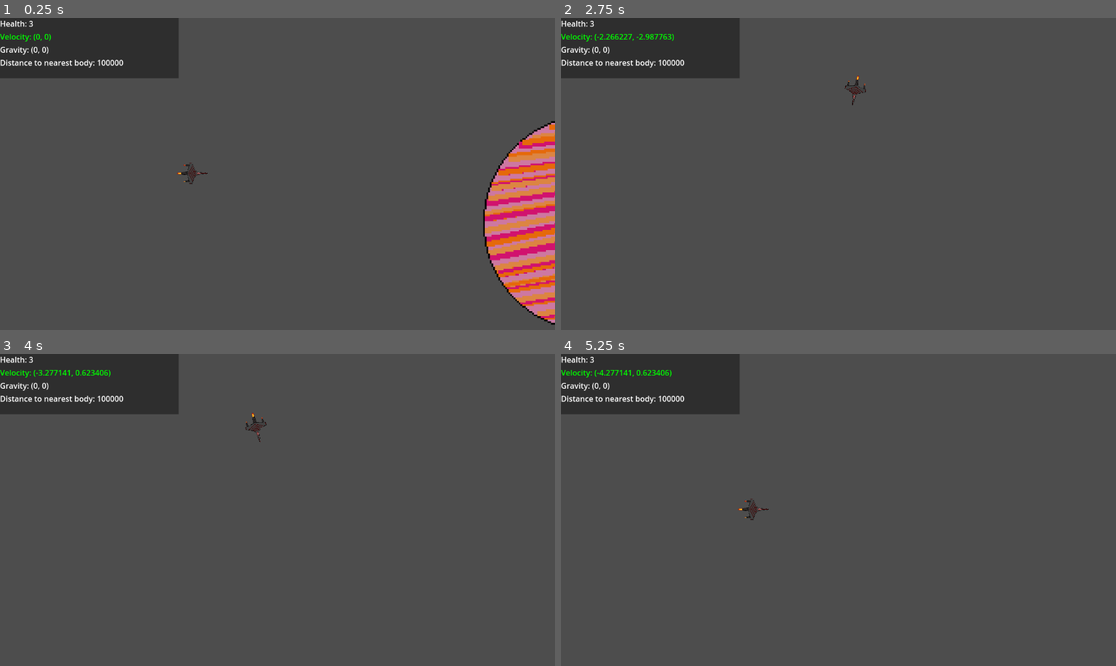
Above: before the commit, frames 1-4 (two rows, left to right).
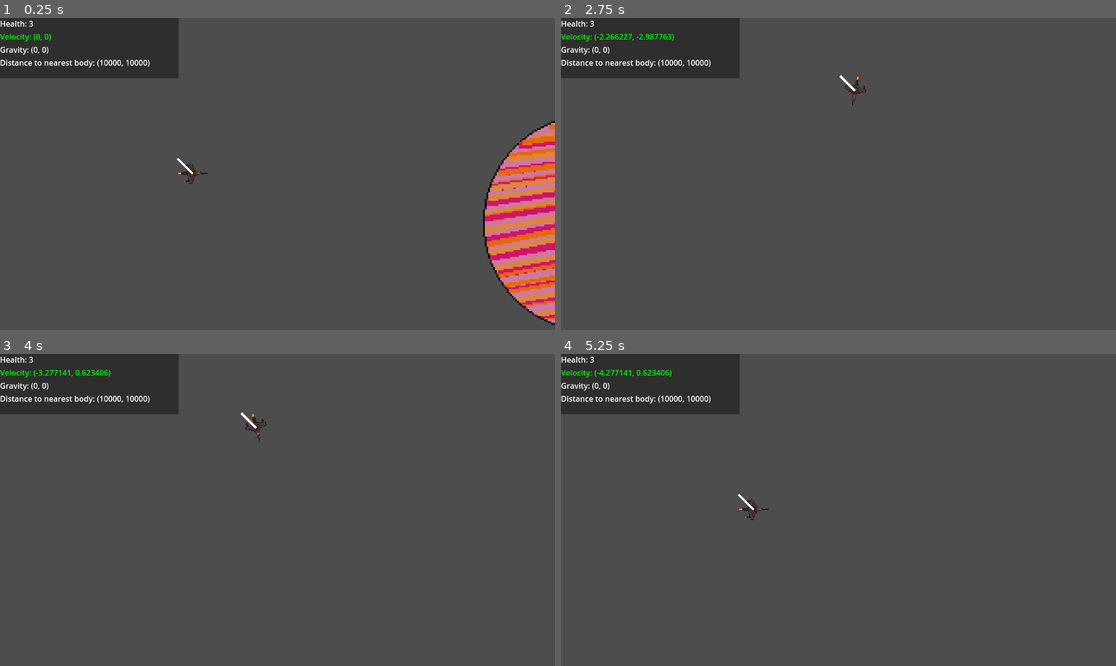
Above: after the commit, the same moments.

Repository: Lambda-Nabla/orbit-newton
Game: Godot game, scene res://scenes/main.tscn
The game is run twice, just before and just after one commit, with the same random seed, the same clock (stepped at 60 frames per second) and the same inputs. This scene is started directly instead of the project's main scene.
Inputs (mouse positions are in pixels of both pictures, inside the frame that each line leads up to):
- Up to frame 1 (0.25 s): no input
- Up to frame 2 (2.75 s): tap Enter at 0.5 s; move the mouse to (960, 158) at 0.52 s; hold D (right) 0.53-1.28 s; click (960, 158) at 0.67 s; move the mouse to (727, 189) at 1.27 s; hold S (down) 1.28-2.03 s; move the mouse to (894, 105) at 2.02 s; hold D (right) from 2.03 s (still down)
- Up to frame 3 (4 s): move the mouse to (249, 572) at 2.77 s; release D (right) at 2.78 s; hold W (up) 2.78-3.53 s; click (249, 572) at 2.92 s; move the mouse to (444, 556) at 3.52 s; hold A (left) from 3.53 s (still down)
- Up to frame 4 (5.25 s): move the mouse to (672, 463) at 4.27 s; move the mouse to (866, 510) at 5.02 s; release A (left) at 5.03 s; hold S (down) from 5.03 s (still down); click (866, 510) at 5.17 s

The runs differ from the first frame. In frame 1, 0.2% of the frame differs, in the area x 17-35%, y 13-51%; in frame 2, 0.2%, in the area x 17-54%, y 13-24%; in frame 3, 0.2%; in frame 4, 0.2%.

Commit message:
little arrow to planet added

Diff:
--- a/scenes/main.tscn
+++ b/scenes/main.tscn
@@ -7,6 +7,7 @@
 [ext_resource type="Texture2D" uid="uid://bhjrontocn5xm" path="res://textures/planet_trans.png" id="5_dambu"]
 [ext_resource type="Texture2D" uid="uid://ysek375o7lii" path="res://textures/planet_earf.png" id="6_4tdw4"]
 [ext_resource type="Texture2D" uid="uid://cxmx7v8nul3rq" path="res://textures/planet_moon.png" id="7_wqxwc"]
+[ext_resource type="Script" path="res://scenes/pointToPlanet.gd" id="8_k7dsp"]
 
 [sub_resource type="CircleShape2D" id="CircleShape2D_lfh2h"]
 
@@ -92,3 +93,6 @@
 
 [node name="Sprite2D" type="Sprite2D" parent="Planet5"]
 texture = ExtResource("7_wqxwc")
+
+[node name="Line2D" type="Line2D" parent="."]
+script = ExtResource("8_k7dsp")
--- /dev/null
+++ b/scenes/pointToPlanet.gd
@@ -0,0 +1,21 @@
+extends Line2D
+
+var player
+
+var planetVector
+var playerVector
+
+# Called when the node enters the scene tree for the first time.
+func _ready():
+	player = get_node("../Player")
+	playerVector = player.position
+	add_point(playerVector,0)
+	add_point(Vector2(500,0),1)
+
+# Called every frame. 'delta' is the elapsed time since the previous frame.
+func _process(delta):
+	playerVector = player.position
+
+	set_point_position(0, playerVector)
+	set_point_position(1, (playerVector - player.get_nearest_body().normalized()*100))
+	pass
--- a/scripts/player.gd
+++ b/scripts/player.gd
@@ -17,12 +17,12 @@
 var planets = []
 
 func get_nearest_body():
-	var shortestDistance = 100000.0
+	var shortestDistance = Vector2(10000.0,10000.0)
 	for body in planets:
-		var distance: float = self.position.distance_to(body.position)
-		if distance < shortestDistance:
-			shortestDistance = distance
-
+		if body.collision_layer != 2:
+			var distance = self.position - body.position
+			if distance.length() < shortestDistance.length():
+				shortestDistance = distance
 	return shortestDistance
 
 func _ready():
Not shown: 1 places in scenes/main.tscn that only renumber resources
